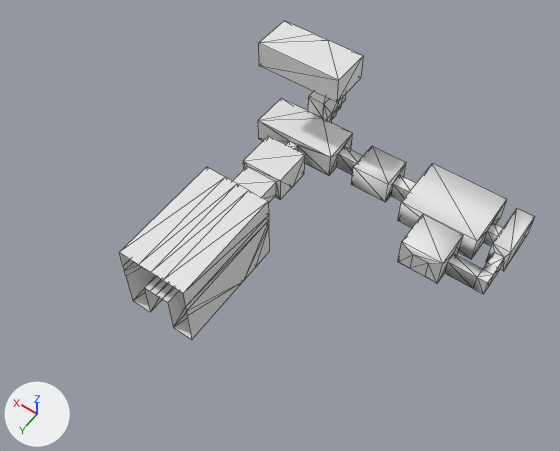
A saved change to the OBJ model models/castle_dungeon_walls.obj.
One viewpoint serves both versions: a camera (50 mm lens) standing at (-65.4, 122.6, 119.2) and looking at (-13.2, 49.5, 4.3). The lights are fixed; the arrows at lower left show +X, +Y and +Z. Mesh edges are drawn as thin lines. Where no turn or scale is listed for an object, it has been applied to the vertices. Vertices at the same position are counted once.

Names of what the first picture shows: 'castle_dungeon_walls.001'.
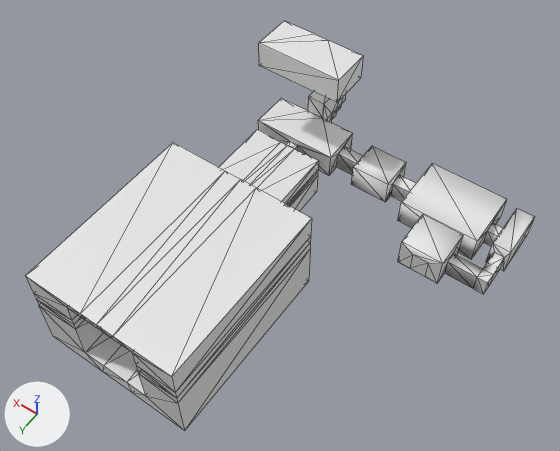
Where the change shows, as pixel boxes (x1, y1, x2, y2) in the pictures (560 x 451 px):
'castle_dungeon_walls.001', reshaped (22% wider, 28% taller)
    before: (119, 21, 534, 340)
    after: (26, 21, 534, 430)
part 1 of me_castle_dungeon_walls_001, built on
    before: (186, 216, 269, 311)
    after: (26, 129, 318, 430)

The change, as a list of edits to the scene's bpy script:
```text
Change me_castle_dungeon_walls_001:
    used by ob_castle_dungeon_walls_001; location = (0.0, 0.0, 0.0)
    remove me_castle_dungeon_walls_001.from_pydata(...)  # 295 vertices, 531 faces; spans x -50.8..8.5, y 9.3..72.0, z -11.2..21.7
    add me_castle_dungeon_walls_001.from_pydata(...)  # 371 vertices, 686 faces; spans x -50.8..15.7, y 9.3..85.9, z -14.6..21.7
    me_castle_dungeon_walls_001 part 1
    7 faces are deleted
    42 vertices are added at x -17.9..15.7, y 30.1..85.8, z -14.6..6.4
    7 new vertices lie (-0.4, 13.7, -0.3) away from vertices in x -8.5..6.6, y 72.0, z -2.3..5.1
    13 new vertices lie (0.0, 39.9, 0.0) away from vertices in x -17.9..15.7, y 45.9..46.0, z -14.6..6.4
    8 new vertices lie (0.1, -15.7, 0.0) away from vertices in x -9.1..6.4, y 45.8, z -2.0..2.5
    6 new vertices lie (0.1, -15.7, -0.1) away from vertices in x -9.1..6.4, y 45.8, z -7.2..-1.0
    162 new faces join them
```
